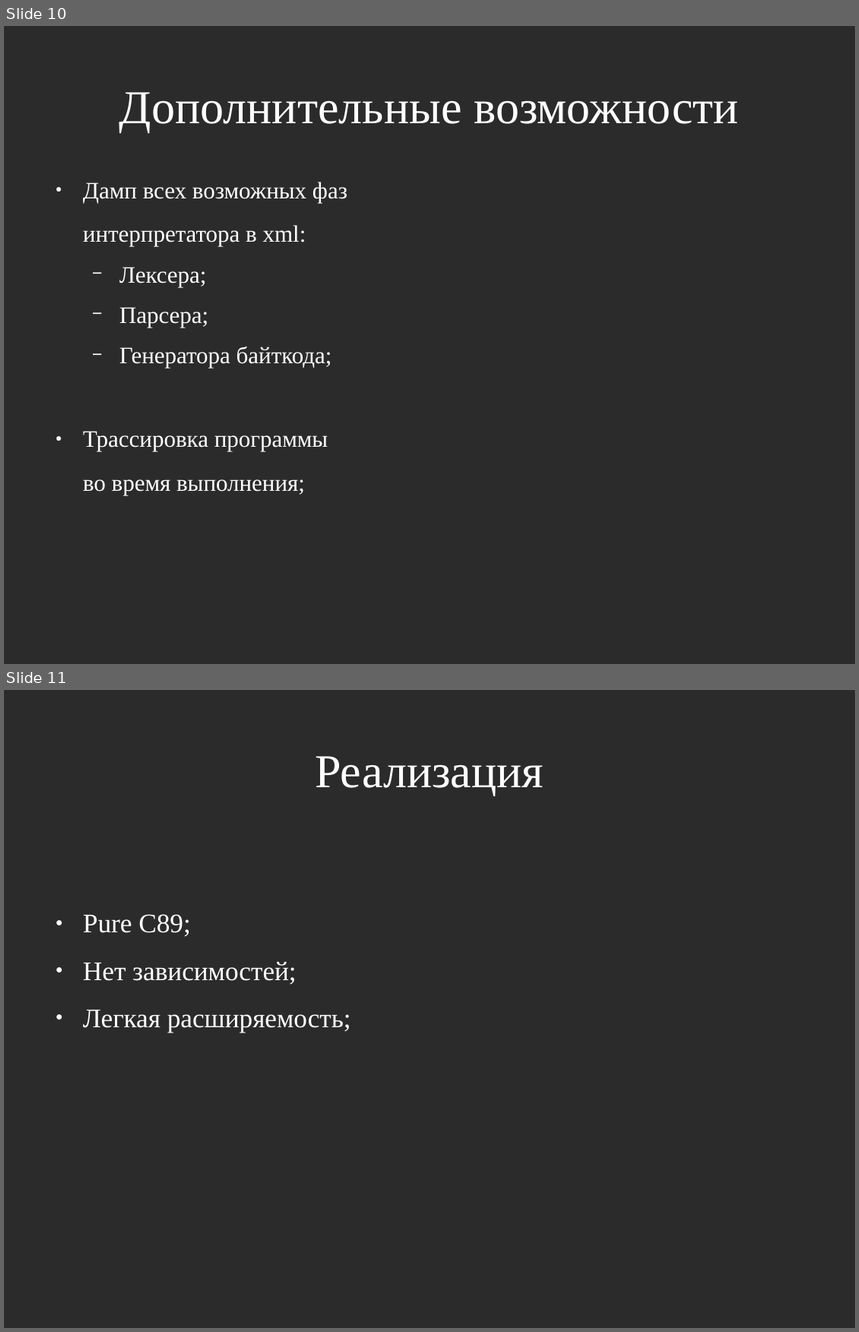
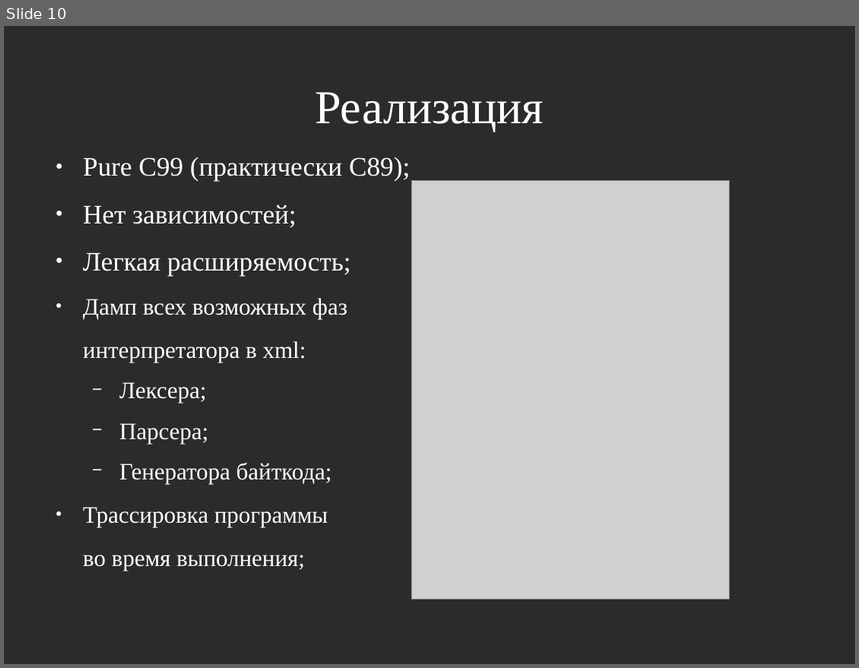
Before and after one commit to masyagin1998/GCI, a slide deck: docs/presentation.odp. Shown one above the other, each under a label of ours: slides 10 and 11 before the commit, slide 10 after it. The pictures are 859x1332 and 859x668 pixels, drawn with LibreOffice and Linux fonts; fonts in the diff are those of the drawing; grey boxes stand for pictures; background and template pictures are left out; a plain dark background stands for a picture behind light text. Boxes give left, top, right and bottom in pixels: in the first picture for what was removed or moved away, otherwise in the second. Text is boxed around its words. In the diff, an @@ line names an element or a change of style, - is before the commit and + after.

```diff
--- a/docs/presentation.odp
+++ b/docs/presentation.odp
@@ slide 11 removed at (4, 690, 855, 1328), background picture (left out) @@
@@ title removed at (315, 756, 544, 796) @@
-Реализация
@@ text removed at (83, 914, 351, 1033) @@
-● Pure C89;
-● Нет зависимостей;
-● Легкая расширяемость;
@@ slide 10 changed as well @@
@@ title at (315, 92, 544, 132): text changed @@
-Дополнительные возможности
+Реализация
@@ text "Pure C99 (практически C89);": place and size @@
-text "Pure C99 (практически C89);" at (83, 182, 348, 496)
+text "Pure C99 (практически C89);" at (83, 157, 410, 571)
@@ text at (83, 157, 410, 276): paragraphs added @@
+● Pure C99 (практически C89);
+● Нет зависимостей;
+● Легкая расширяемость;
@@ picture added at (413, 180, 730, 600) @@
```
Also in this commit, not shown: 4 other slides changed, 6 slides added, 6 other slides removed, 38 other files.
